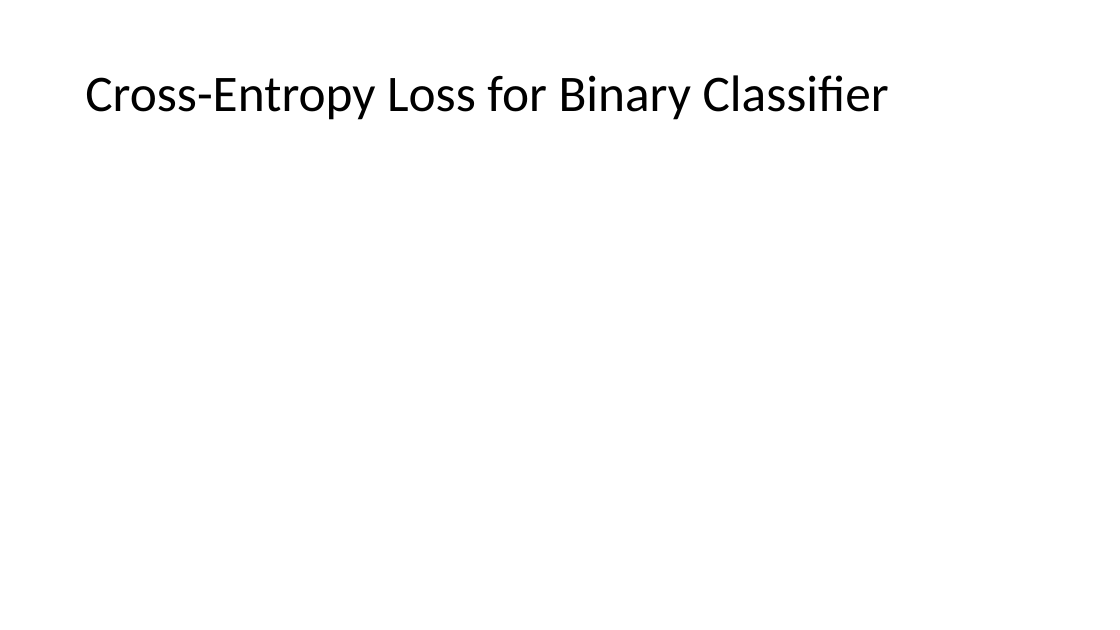
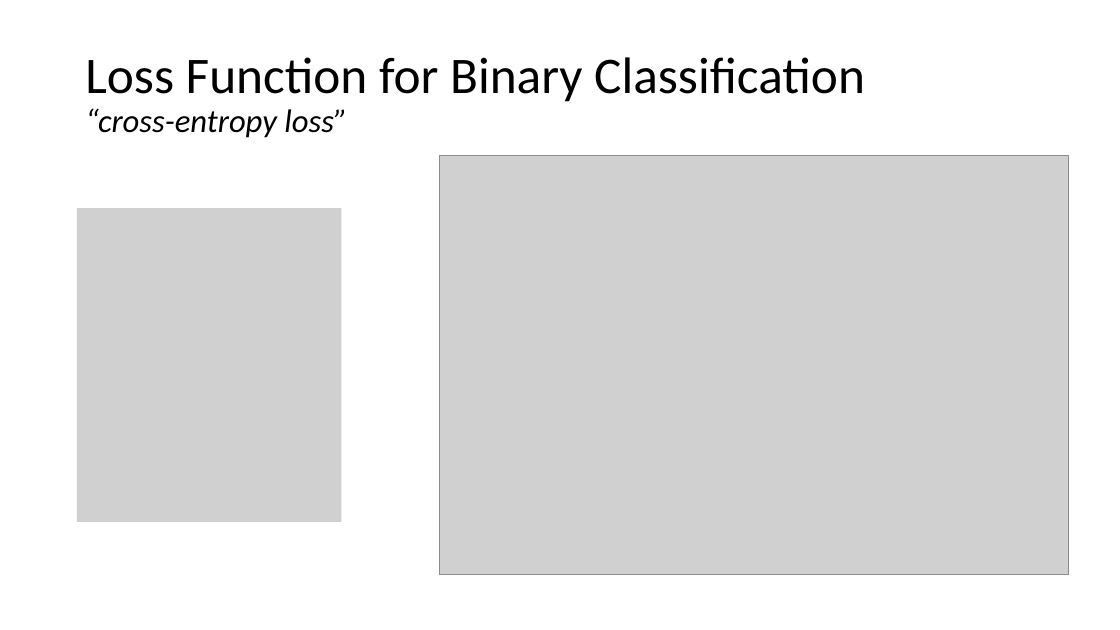
Before and after one commit to mengelhard/mmci_applied_ds, a slide deck: slide 6 of lectures/model_learning_brief.pptx (slide 3 before the commit). Drawn at 1120x630 pixels with LibreOffice and Linux fonts; fonts in the diff are those of the drawing; grey boxes stand for pictures. Boxes give left, top, right and bottom in pixels: in the first picture for what was removed or moved away, otherwise in the second. Text is boxed around its words. In the diff, an @@ line names an element or a change of style, - is before the commit and + after.

```diff
--- a/lectures/model_learning_brief.pptx
+++ b/lectures/model_learning_brief.pptx
@@ title at (85,57,865,138): text changed @@
-Cross-Entropy Loss for Binary Classifier
+Loss Function for Binary Classification
+“cross-entropy loss”
@@ picture added at (439,155,1069,576) @@
@@ picture added at (77,208,342,523) @@
```
Also in this commit, not shown: 2 other slides changed, 7 slides added, 3 other files.
